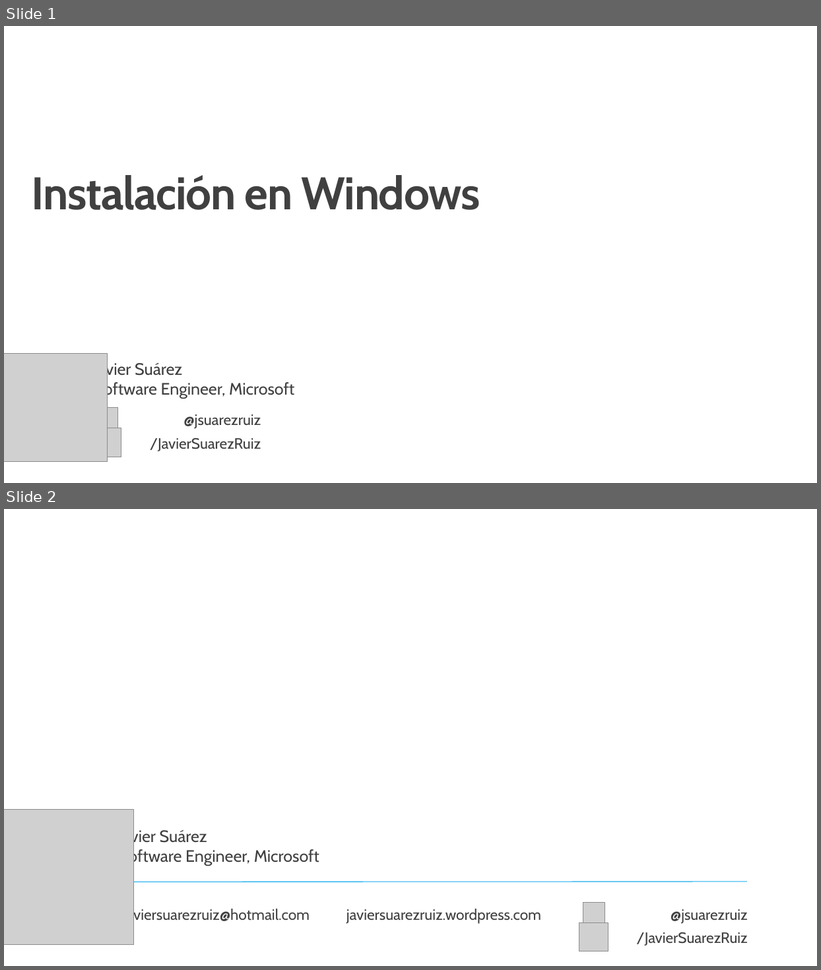
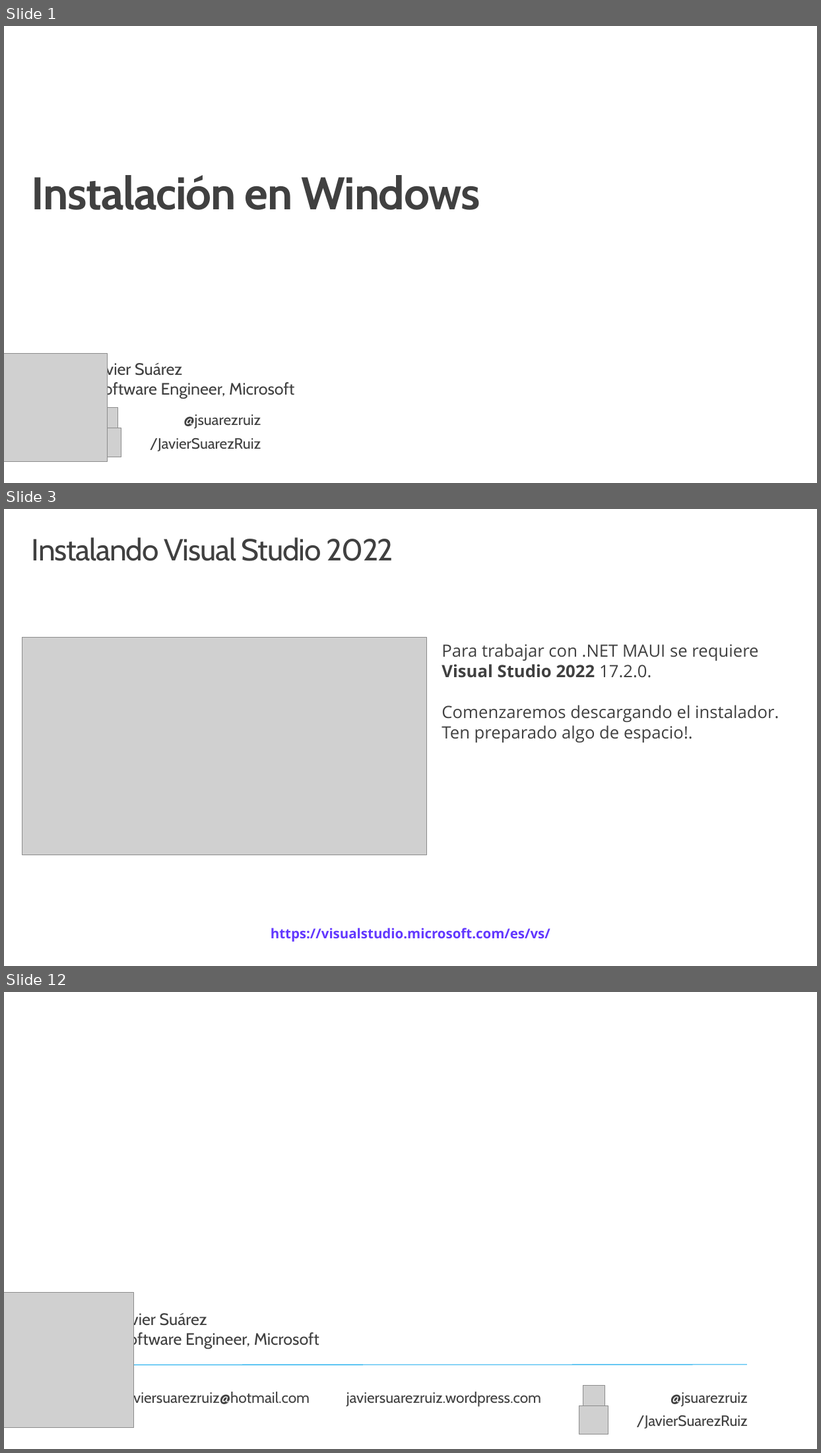
Before and after one commit to jsuarezruiz/taller-dotnet-maui, a slide deck: Bloque 2 - Instalación/Taller5 - Instalación en Windows.pptx. Shown one above the other, each under a label of ours: slides 1 and 2 before the commit, slides 1, 3 and 12 after it; the slides between them are not shown. The pictures are 821x970 and 821x1453 pixels, drawn with LibreOffice and Linux fonts; fonts in the diff are those of the drawing; grey boxes stand for pictures; background and template pictures are left out. Boxes give left, top, right and bottom in pixels: in the first picture for what was removed or moved away, otherwise in the second. Text is boxed around its words. In the diff, an @@ line names an element or a change of style, - is before the commit and + after.

```diff
--- a/Bloque 2 - Instalación/Taller5 - Instalación en Windows.pptx
+++ b/Bloque 2 - Instalación/Taller5 - Instalación en Windows.pptx
@@ slide 3 added at (x1=4, y1=509, x2=817, y2=966), background #FFFFFF @@
@@ title added at (x1=32, y1=537, x2=393, y2=561), 36 pt, text #404040 @@
+Instalando Visual Studio 2022
@@ picture added at (x1=22, y1=638, x2=426, y2=855) @@
@@ text added at (x1=442, y1=644, x2=779, y2=743), 20 pt, text #404040 @@
+Para trabajar con .NET MAUI se requiere Visual Studio 2022 17.2.0.
+Comenzaremos descargando el instalador. Ten preparado algo de espacio!.
@@ text added at (x1=271, y1=928, x2=550, y2=942), 16 pt, text #6238FF, bold @@
+https://visualstudio.microsoft.com/es/vs/
@@ what was slide 2 is now slide 12 @@
```
Also in this commit, not shown: 9 other slides added, 1 other file.
